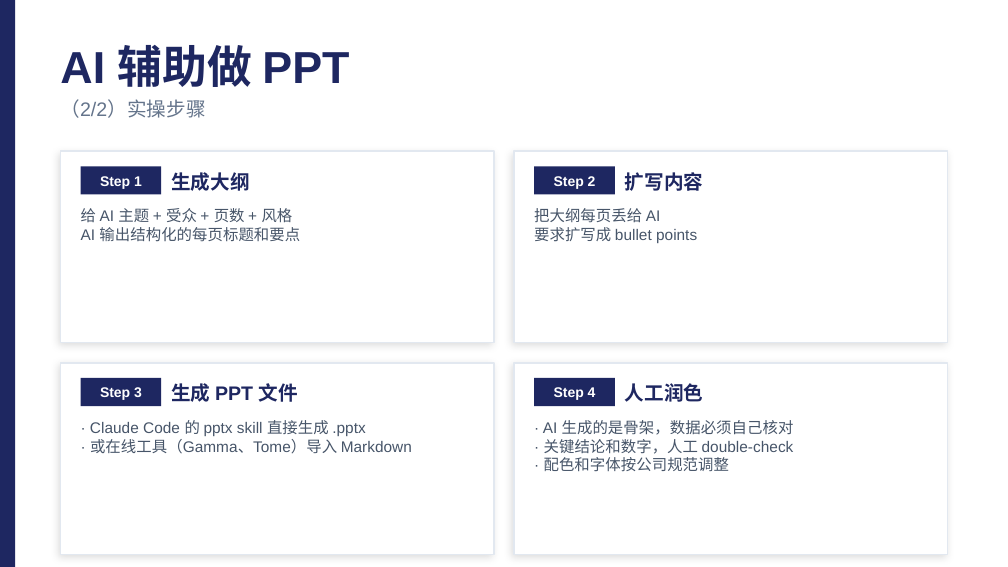
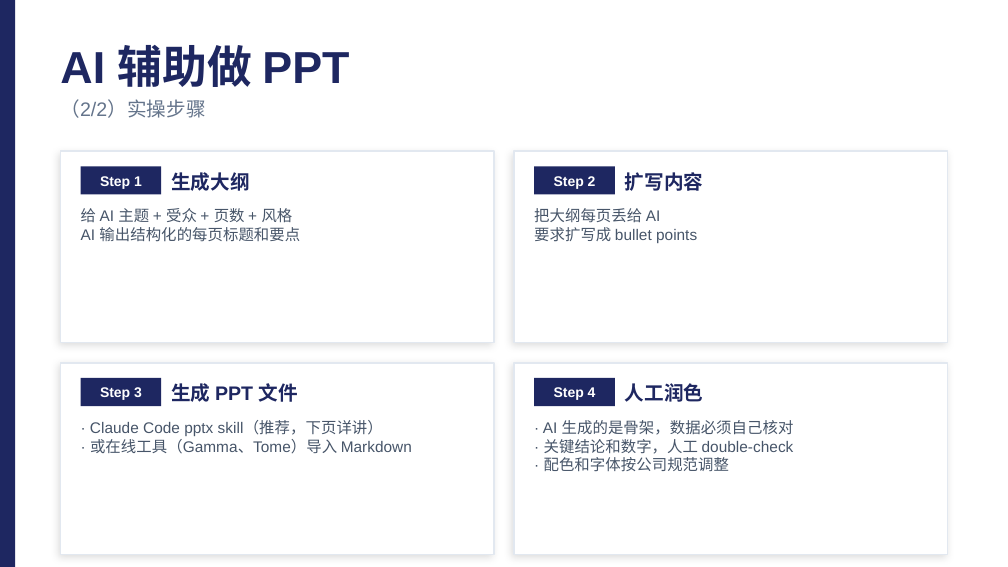
Before and after one commit to lelelelelelelelelelelelele/rednote_monitor, a slide deck: slide 12 of report/20260520/lele_AI工具指南/20260520_AI工具指南.pptx (slide 10 before the commit). Drawn at 1008x567 pixels with LibreOffice and Linux fonts; fonts in the diff are those of the drawing. Boxes give left, top, right and bottom in pixels: in the first picture for what was removed or moved away, otherwise in the second. Text is boxed around its words. In the diff, an @@ line names an element or a change of style, - is before the commit and + after.

```diff
--- a/report/20260520/lele_AI工具指南/20260520_AI工具指南.pptx
+++ b/report/20260520/lele_AI工具指南/20260520_AI工具指南.pptx
@@ text at bbox=[90, 421, 383, 436]: text changed @@
-· Claude Code 的 pptx skill 直接生成 .pptx
+· Claude Code pptx skill（推荐，下页详讲）
```
Also in this commit, not shown: 5 other slides changed, 5 slides added, 1 slide removed, 2 other files.
